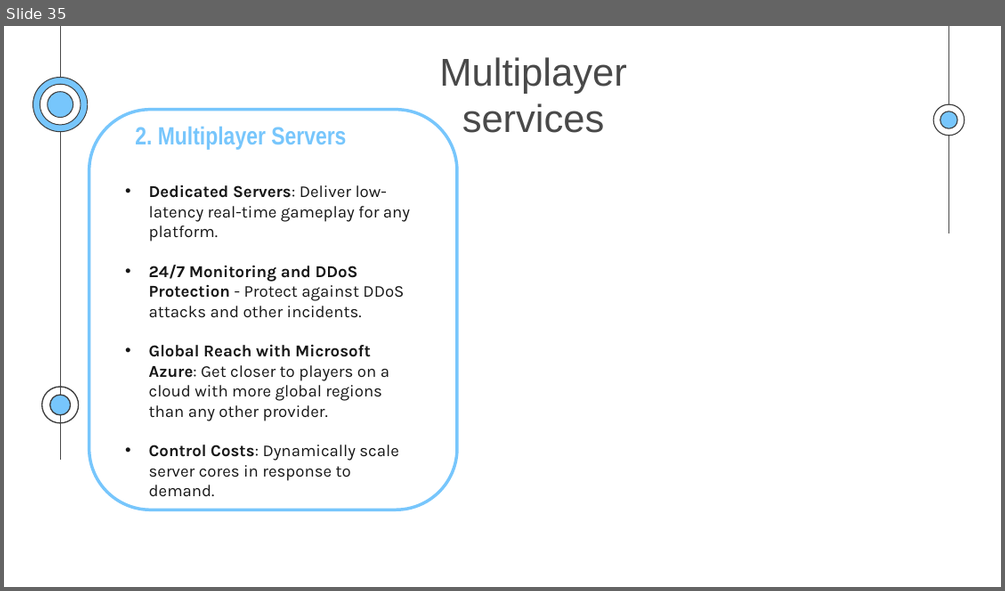
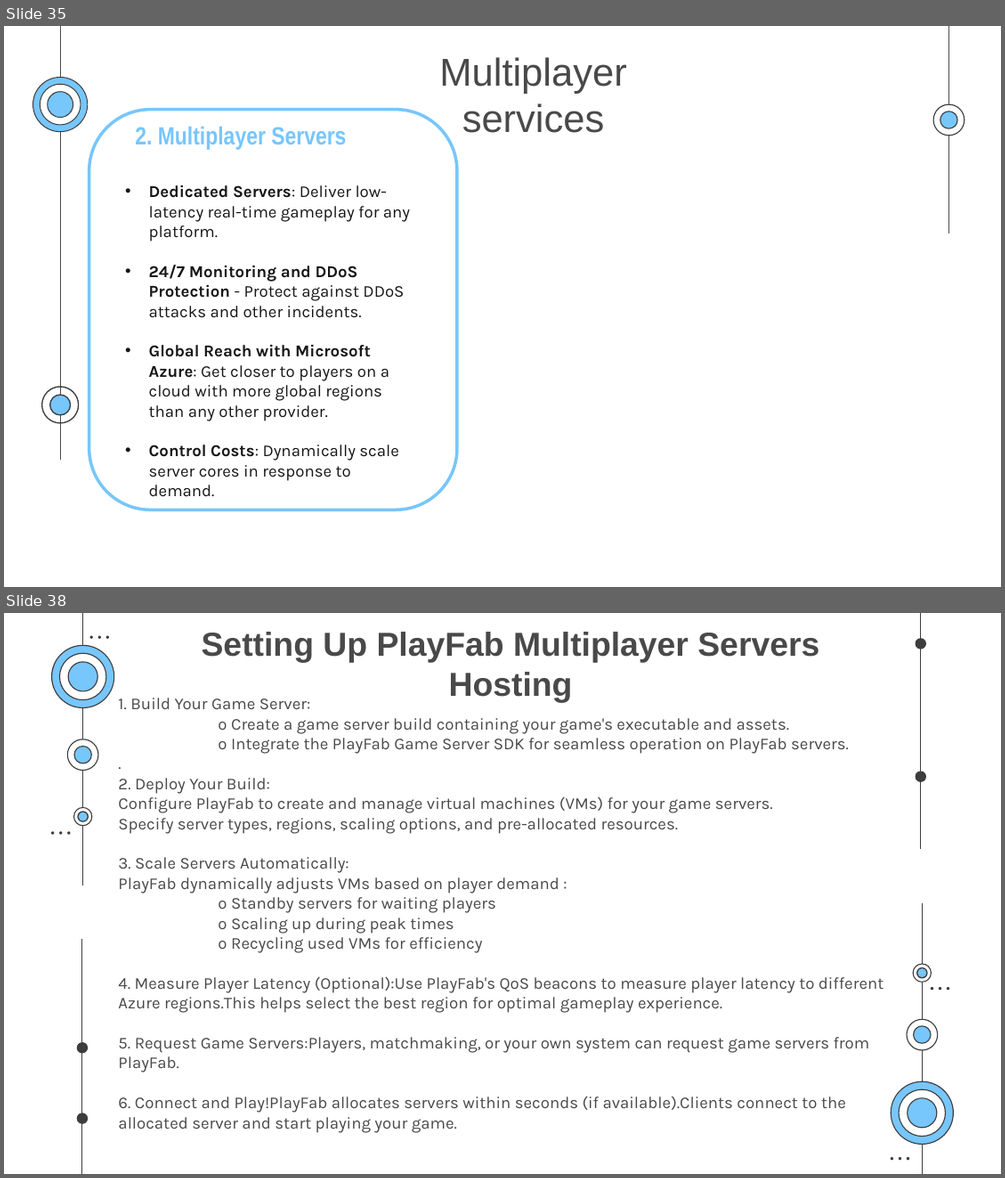
Before and after one commit to SaurabhYadav388/misc_works, a slide deck: Cloud_PPT/Shosau.pptx. Shown one above the other, each under a label of ours: slide 35 before the commit, slides 35 and 38 after it; the slides between them are not shown. The pictures are 1005x591 and 1005x1178 pixels, drawn with LibreOffice and Linux fonts; fonts in the diff are those of the drawing. Boxes give left, top, right and bottom in pixels: in the first picture for what was removed or moved away, otherwise in the second. Text is boxed around its words. In the diff, an @@ line names an element or a change of style, - is before the commit and + after.

```diff
--- a/Cloud_PPT/Shosau.pptx
+++ b/Cloud_PPT/Shosau.pptx
@@ slide 38 added at box(4, 613, 1001, 1174), background #FFFFFF @@
@@ title added at box(202, 632, 819, 703), 24 pt, text #494949, bold @@
+Setting Up PlayFab Multiplayer Servers Hosting
@@ group added at box(51, 613, 954, 1174): 28 freeform shapes, 16 ellipses, 4 lines @@
@@ text added at box(118, 698, 884, 1133), 12 pt, text #494949 @@
+1. Build Your Game Server:
+o Create a game server build containing your game's executable and assets.
+o Integrate the PlayFab Game Server SDK for seamless operation on PlayFab servers.
+.
+2. Deploy Your Build:
+Configure PlayFab to create and manage virtual machines (VMs) for your game servers.
+Specify server types, regions, scaling options, and pre-allocated resources.
+3. Scale Servers Automatically:
+PlayFab dynamically adjusts VMs based on player demand :
+o Standby servers for waiting players
+o Scaling up during peak times
+o Recycling used VMs for efficiency
+4. Measure Player Latency (Optional):Use PlayFab's QoS beacons to measure player latency to different Azure regions.This helps select the best region for optimal gameplay experience.
+5. Request Game Servers:Players, matchmaking, or your own system can request game servers from PlayFab.
+6. Connect and Play!PlayFab allocates servers within seconds (if available).Clients connect to the allocated server and start playing your game.
```
Also in this commit, not shown: 4 slides changed, 4 other slides added, 1 slide removed.
